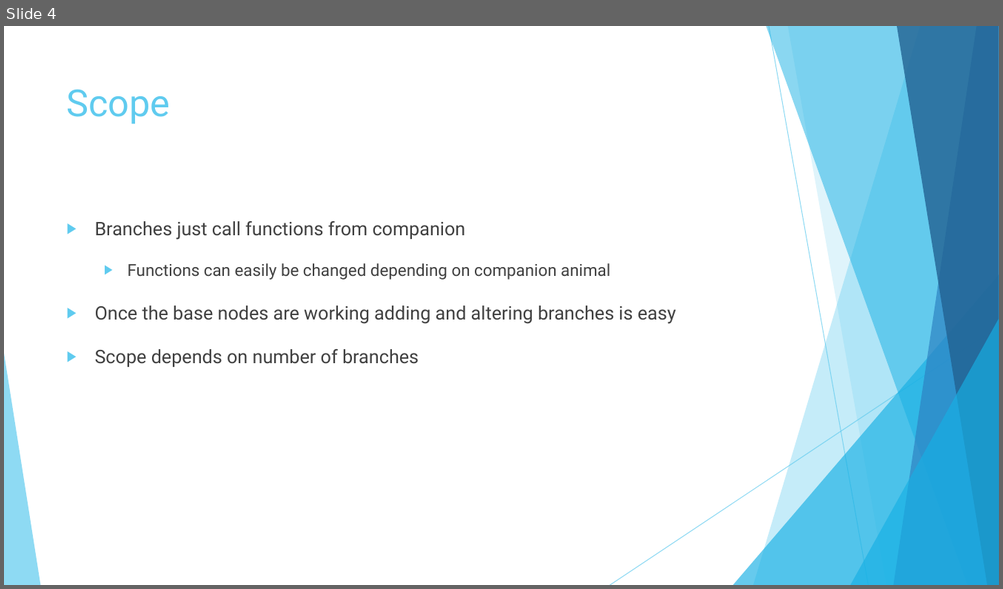
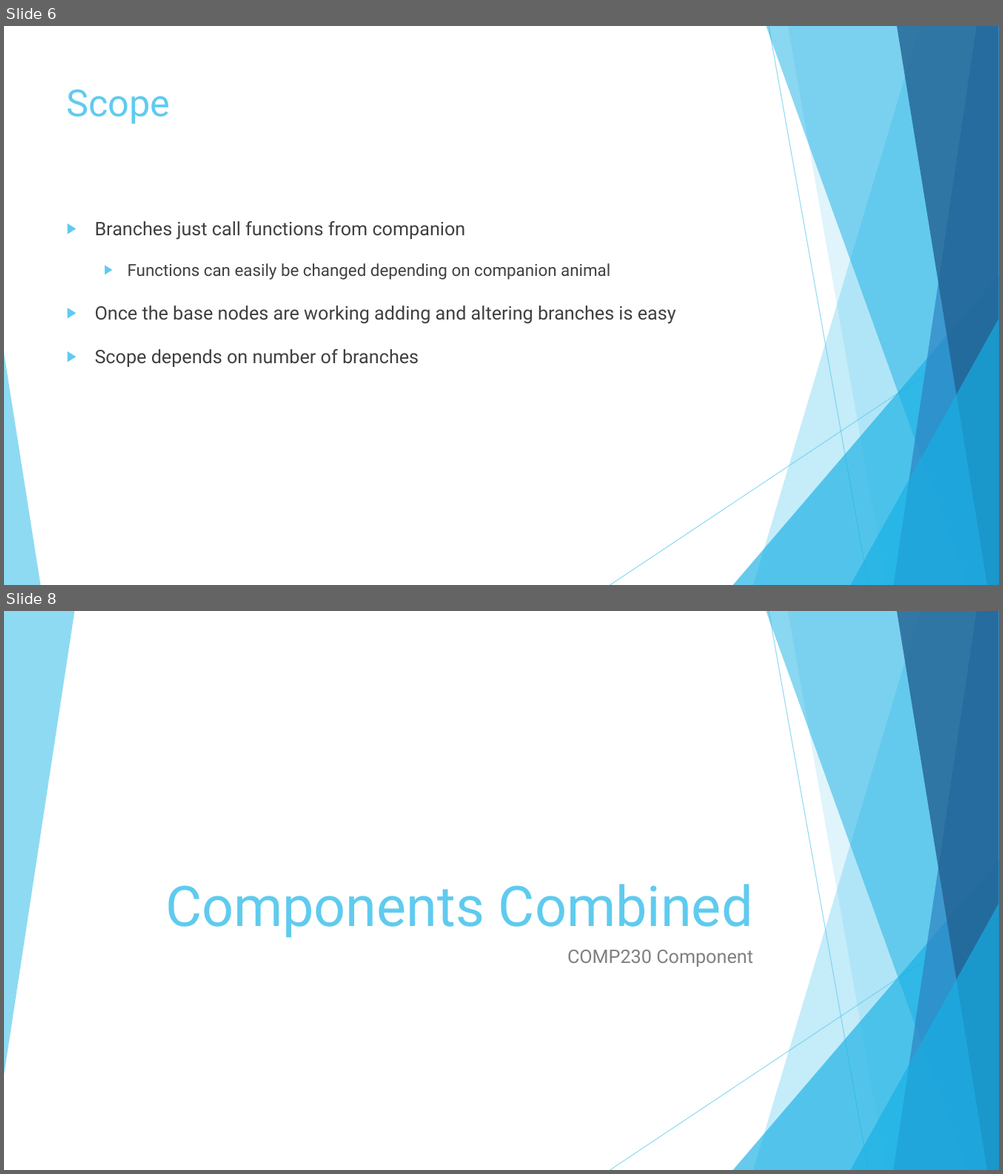
Before and after one commit to MaddieK19/comp230-pre-production, a slide deck: Proposal/Slides.pptx. Shown one above the other, each under a label of ours: slide 4 before the commit, slides 6 and 8 after it; the slides between them are not shown. The pictures are 1003x589 and 1003x1174 pixels, drawn with LibreOffice and Linux fonts; fonts in the diff are those of the drawing. Boxes give left, top, right and bottom in pixels: in the first picture for what was removed or moved away, otherwise in the second. Text is boxed around its words. In the diff, an @@ line names an element or a change of style, - is before the commit and + after.

```diff
--- a/Proposal/Slides.pptx
+++ b/Proposal/Slides.pptx
@@ slide 8 added at (4,611,999,1170), background #FFFFFF; not listed: 9 template elements that a slide beside it also shows @@
@@ freeform shape added at (4,611,74,1075), fill #5FCBEF at 70% opacity @@
@@ title added at (165,884,753,938), 54 pt, text #5FCBEF @@
+Components Combined
@@ subtitle added at (567,950,753,967), 18 pt, text #808080 @@
+COMP230 Component
@@ what was slide 4 is now slide 6 @@
```
Also in this commit, not shown: 4 other slides added, 2 other files.
